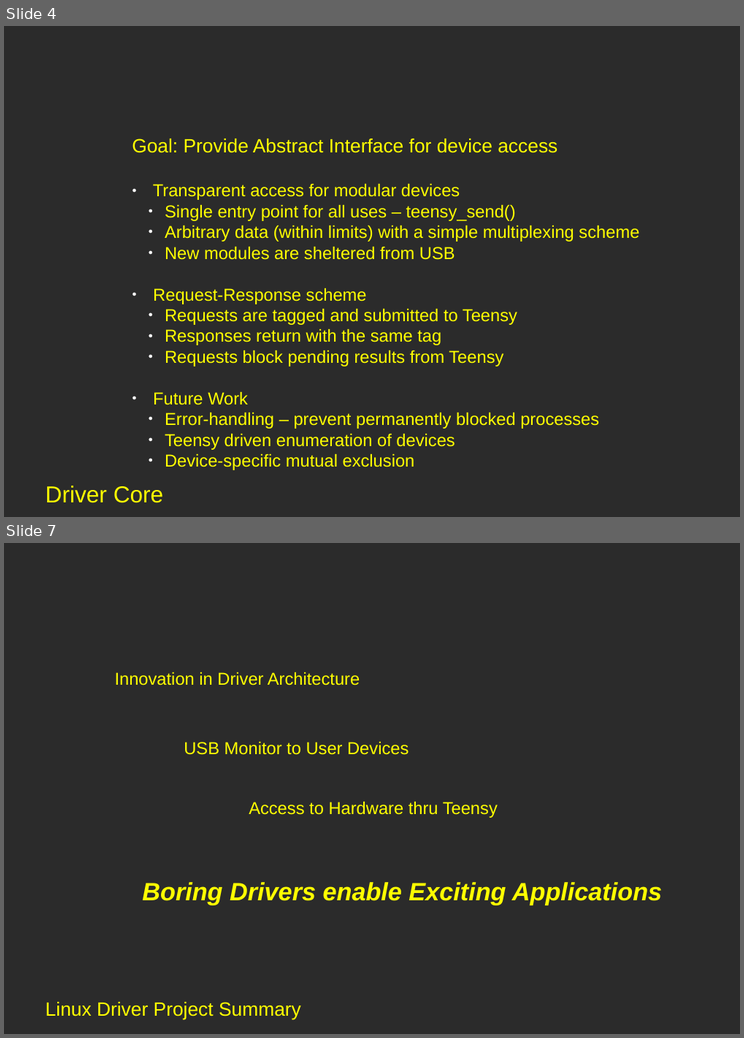
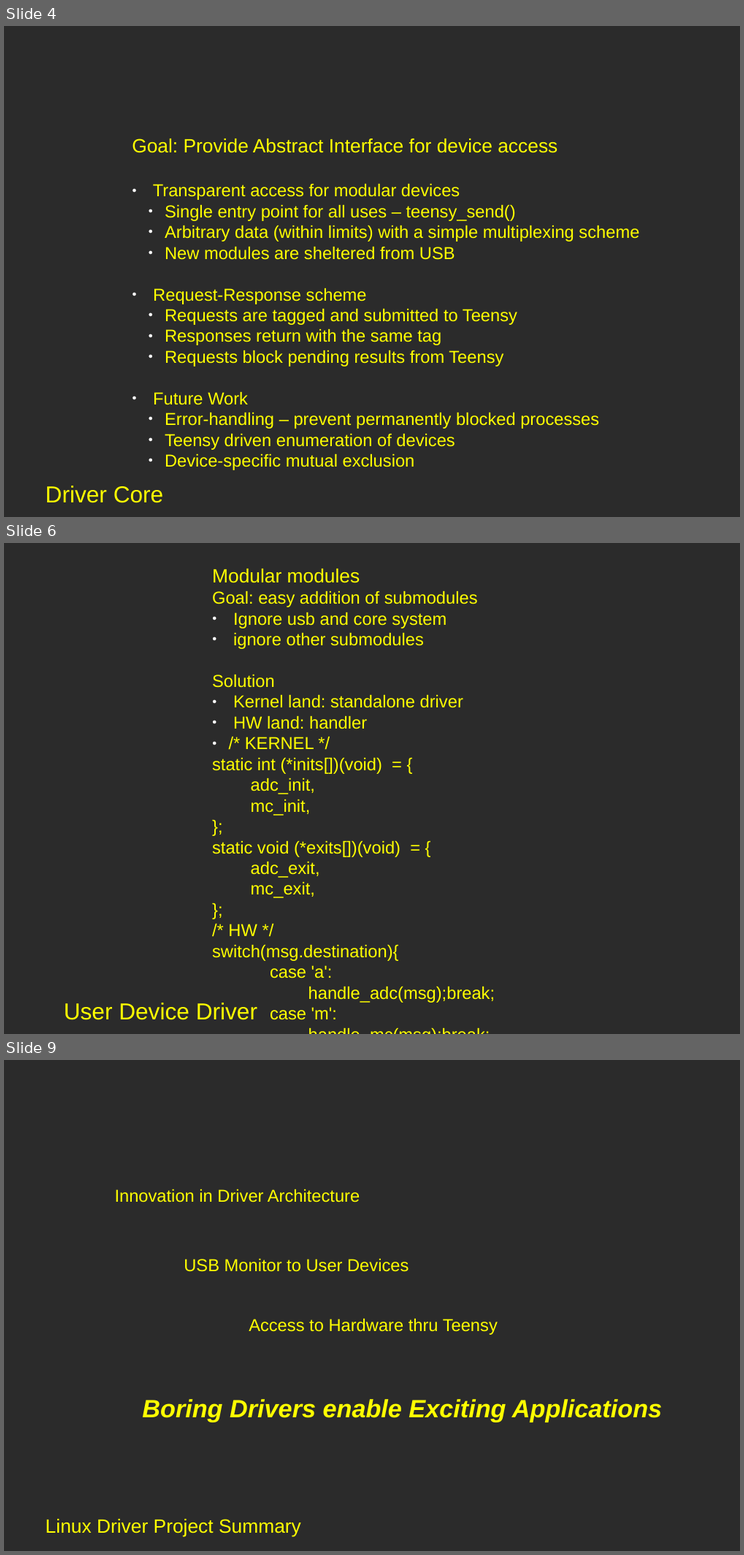
Before and after one commit to andrewsw/expose-teensy, a slide deck: Proj_2_Pres.odp. Shown one above the other, each under a label of ours: slides 4 and 7 before the commit, slides 4, 6 and 9 after it; the slides between them are not shown. The pictures are 744x1038 and 744x1555 pixels, drawn with LibreOffice and Linux fonts; fonts in the diff are those of the drawing; background and template pictures are left out; a plain dark background stands for a picture behind light text. Boxes give left, top, right and bottom in pixels: in the first picture for what was removed or moved away, otherwise in the second. Text is boxed around its words. In the diff, an @@ line names an element or a change of style, - is before the commit and + after.

```diff
--- a/Proj_2_Pres.odp
+++ b/Proj_2_Pres.odp
@@ slide 6 added at [4, 543, 740, 1034], background picture (left out) @@
@@ text added at [212, 569, 495, 1020], 18 pt, text #FFFF00 @@
+Modular modules
+Goal: easy addition of submodules
+● Ignore usb and core system
+● ignore other submodules
+Solution
+● Kernel land: standalone driver
+● HW land: handler
+● /* KERNEL */
+static int (*inits[])(void) = {
+adc_init,
+mc_init,
+};
+static void (*exits[])(void) = {
+adc_exit,
+mc_exit,
+};
+/* HW */
+switch(msg.destination){
+case 'a':
+handle_adc(msg);break;
+case 'm':
+handle_mc(msg);break;
@@ text added at [64, 1002, 257, 1020], 24 pt, text #FFFF00 @@
+User Device Driver
@@ what was slide 7 is now slide 9 @@
```
Also in this commit, not shown: 2 slides changed, 1 other slide added.
